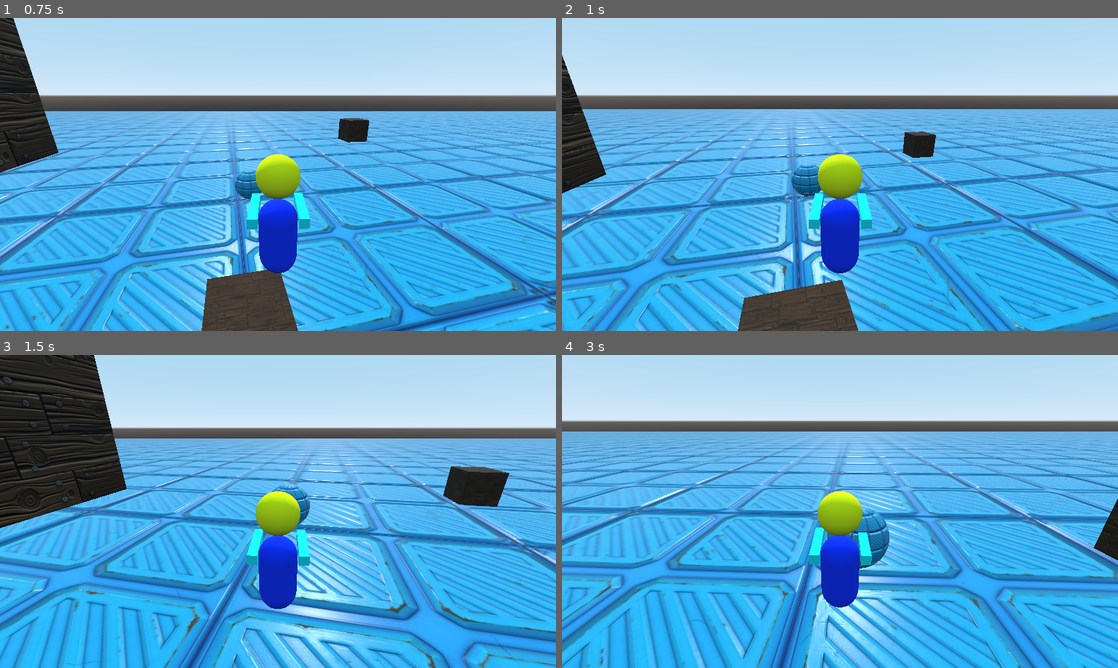
Above: before the commit, frames 1-4 (two rows, left to right).
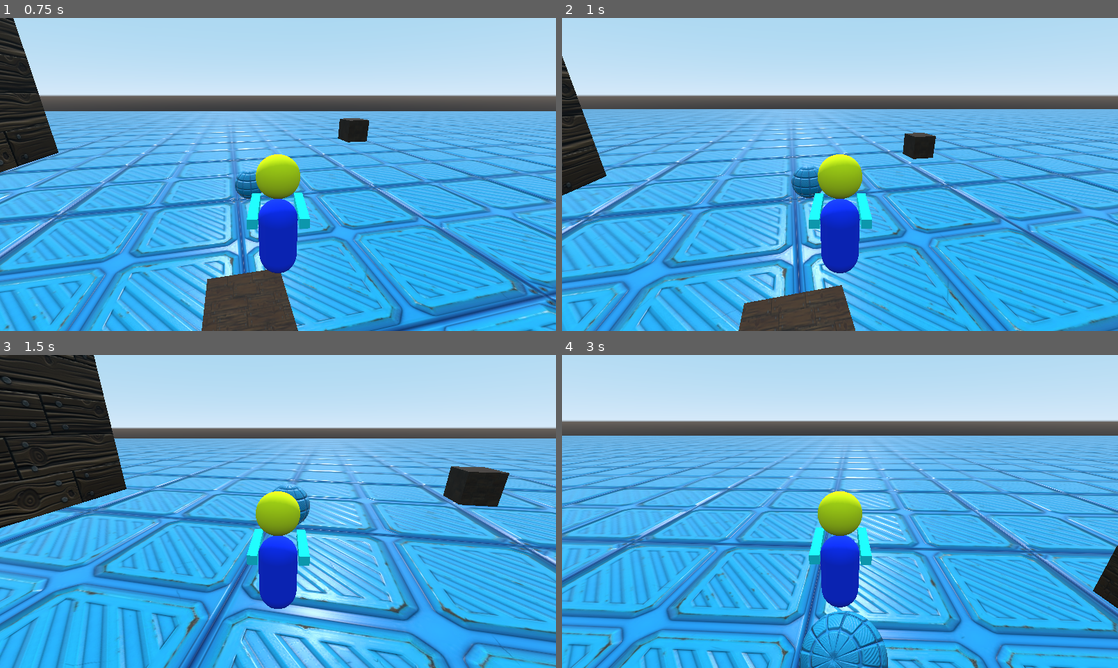
Above: after the commit, the same moments.

Repository: 3DSurvivalRTS/Game
Game: Godot game, scene res://test_content/TestEnv.tscn
Same seed, same stepped clock (60 frames per second), same inputs: the game is played once before the commit and once after it.
Inputs (mouse positions are in pixels of both pictures, inside the frame that each line leads up to):
- Up to frame 1 (0.75 s): move the mouse to (305, 174) at 0.52 s; hold W (move_forward) from 0.53 s (still down)
- Up to frame 2 (1 s): keep holding W (move_forward); tap Space (action_jump) at 0.77 s
- Up to frame 3 (1.5 s): keep holding W (move_forward); move the mouse to (250, 511) at 1.27 s
- Up to frame 4 (3 s): keep holding W (move_forward); tap Space (action_jump) at 1.52 s; move the mouse to (851, 505) at 2.02 s; move the mouse to (834, 517) at 2.77 s

Frame 1 is identical in both runs. In frame 2, 26% of the frame differs, in the area x 0-100%, y 12-100%; in frame 3, 1.8%; in frame 4, 41%, in the area x 0-100%, y 24-100%.

Commit message:
Added ability to push objects to ControllerComponent.gd

Diff:
--- a/test_content/components/ControllerComponent/ControllerComponent.gd
+++ b/test_content/components/ControllerComponent/ControllerComponent.gd
@@ -2,9 +2,10 @@
 
 onready var parent: KinematicBody = get_parent()
 
-export var direction_interpolate_speed: int = 1
-export var motion_interpolate_speed: int = 10
-export var rotation_interpolate_speed: int = 10
+export  var direction_interpolate_speed = 1
+export  var motion_interpolate_speed = 10
+export  var rotation_interpolate_speed = 10
+export (int, 0, 200) var push = 100
 
 var orientation = Transform()
 var root_motion = Transform()
@@ -64,12 +65,17 @@
 		velocity.x = h_velocity.x
 		velocity.z = h_velocity.z
 		velocity.y += -9.8 * delta
-		velocity = parent.move_and_slide(velocity, Vector3(0, 1, 0))
+		velocity = parent.move_and_slide(velocity, Vector3(0, 1, 0), false, 4, 0.785398, false)
 
 		orientation.origin = Vector3()
 		orientation = orientation.orthonormalized()
 
 		parent.get_node("Model").global_transform.basis = orientation.basis
+
+		for index in parent.get_slide_count():
+			var collision = parent.get_slide_collision(index)
+			if collision.collider.is_in_group("bodies"):
+				collision.collider.apply_central_impulse(-collision.normal * push)
 
 func _input(event):
 	if event.is_action_pressed("action_jump"):
